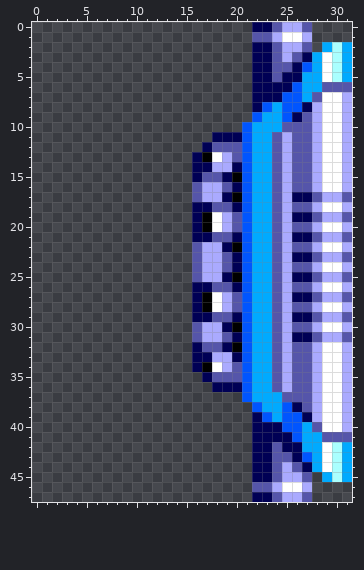
Edited in one commit: pixel-art sprite (src/assets/tilesets/doors.png). This is how it looked before the edit.
The file is 32x48 pixels.
Once edited:
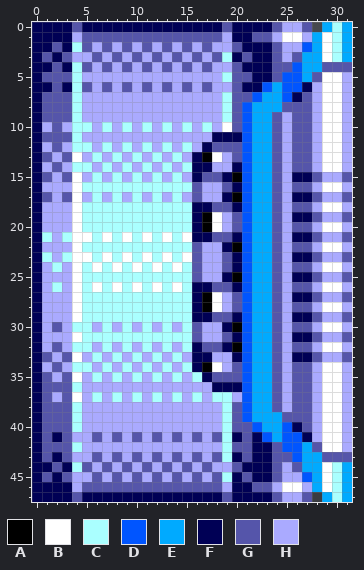
Palette (. is transparent): A #000000  B #ffffff  C #aaffff  D #0055ff  E #00aaff  F #000055  G #5555aa  H #aaaaff
Change:
y 0: x 0..21 ...................... -> FFFFGFFFFFFFFFFFFFFGFF; x 29..31 ... -> ECE
y 1: x 0..21 ...................... -> FFFFHGGGGGGGGGGGGGGHFF; x 28..31 .... -> EBCE
y 2: x 0..21 ...................... -> FFGFCGHGHGHGHGHGHGHHGF; x 27..29 G.E -> DEB
y 3: x 0..21 ...................... -> FGFGHHGHGHGHGHGHGHGCFG; x 27 F -> E
y 4: x 0..21 ...................... -> FFGFCGHGHGHGHGHGHGHHGF; x 26..27 FD -> DE; x 29..31 BCE -> GGG
y 5: x 0..21 ...................... -> FGGGCHHHHHHHHHHHHHHCGG; x 25..26 FF -> DD; x 28 E -> G; x 30..31 CE -> BH
y 6: x 0..21 ...................... -> FFGFCGHGHGHGHGHGHGHHGF; x 23..25 FFF -> DED; x 27..31 EEGGG -> FHBBH
y 7: x 0..24 ......................FFF -> FGGGCHHHHHHHHHHHHHHCGGDEE; x 26..28 DEG -> FGH
y 8: x 0..23 ......................FD -> FGGGCHHHHHHHHHHHHHHCGDEE; x 25..27 DDF -> GGG
y 9: x 0..22 ......................D -> FGGGCHHHHHHHHHHHHHHCGDE; x 24..26 EDF -> GHG
y 10: x 0..20 ..................... -> FHGHCCHCHCHCHCHCHCHBG; x 24..25 EG -> GH
y 11: x 0..17 .................. -> FGGGCHHHHHHHHHHHHH
y 12: x 0..16 ................. -> FHGHCCHCHCHCHCHCH
y 13: x 0..15 ................ -> FGHGBHCHCHCHCHCH
y 14: x 0..15 ................ -> FHGHCCHCHCHCHCHC
y 15: x 0..15 ................ -> FGHGBHCHCHCHCHCH; x 26..31 GGHBBH -> FFGHHG
y 16: x 0..15 ................ -> FHHHBCCCCCCCCCCC
y 17: x 0..15 ................ -> FGHGBHCHCHCHCHCH
y 18..20: x 0..15 ................ -> FHHHBCCCCCCCCCCC
y 21: x 0..15 ................ -> FCHCBBCBCBCBCBCB
y 22: x 0..15 ................ -> FHHHBCCCCCCCCCCC
y 23: x 0..15 ................ -> FCHCBBCBCBCBCBCB
y 24: x 0..15 ................ -> FHCHBCBCBCBCBCBC
y 25: x 0..15 ................ -> FHHHBCCCCCCCCCCC
y 26: x 0..15 ................ -> FHCHBCBCBCBCBCBC
y 27..29: x 0..15 ................ -> FHHHBCCCCCCCCCCC
y 30: x 0..15 ................ -> FHGHCCHCHCHCHCHC
y 31: x 0..15 ................ -> FHHHBCCCCCCCCCCC
y 32: x 0..15 ................ -> FHGHCCHCHCHCHCHC
y 33: x 0..15 ................ -> FGHGBHCHCHCHCHCH; x 26..31 GGHBBH -> FFGHHG
y 34: x 0..15 ................ -> FHGHCCHCHCHCHCHC
y 35: x 0..16 ................. -> FGHGBHCHCHCHCHCHC
y 36: x 0..17 .................. -> FGGGCHHHHHHHHHHHHH
y 37: x 0..20 ..................... -> FGHGBHCHCHCHCHCHCHCCH; x 24..25 EG -> GH
y 38: x 0..22 ......................D -> FGGGCHHHHHHHHHHHHHHCGDE; x 24..26 EDF -> GHG
y 39: x 0..23 ......................FD -> FGGGCHHHHHHHHHHHHHHCGDEE; x 25..27 DDF -> GGG
y 40: x 0..24 ......................FFF -> FGGGCHHHHHHHHHHHHHHCGGDEE; x 26..28 DEG -> FGH
y 41: x 0..21 ...................... -> FGFGHHGHGHGHGHGHGHGCFG; x 23..25 FFF -> DED; x 27..31 EEGGG -> FHBBH
y 42: x 0..21 ...................... -> FGGGCHHHHHHHHHHHHHHCGG; x 25..26 FF -> DD; x 28 E -> G; x 30..31 CE -> BH
y 43: x 0..21 ...................... -> FGFGHHGHGHGHGHGHGHGCFG; x 26..27 FD -> DE; x 29..31 BCE -> GGG
y 44: x 0..21 ...................... -> FFGFCGHGHGHGHGHGHGHHGF; x 27 F -> E
y 45: x 0..21 ...................... -> FGFGHHGHGHGHGHGHGHGCFG; x 27..29 G.E -> DEB
y 46: x 0..21 ...................... -> FFFFHGGGGGGGGGGGGGGHFF; x 28..31 .... -> EBCE
y 47: x 0..21 ...................... -> FFFFGFFFFFFFFFFFFFFGFF; x 29..31 ... -> ECE
Boxes around the changes in both pictures, in picture pixels (x1, y1, x2, y2):
changed: (32, 22, 352, 502)
